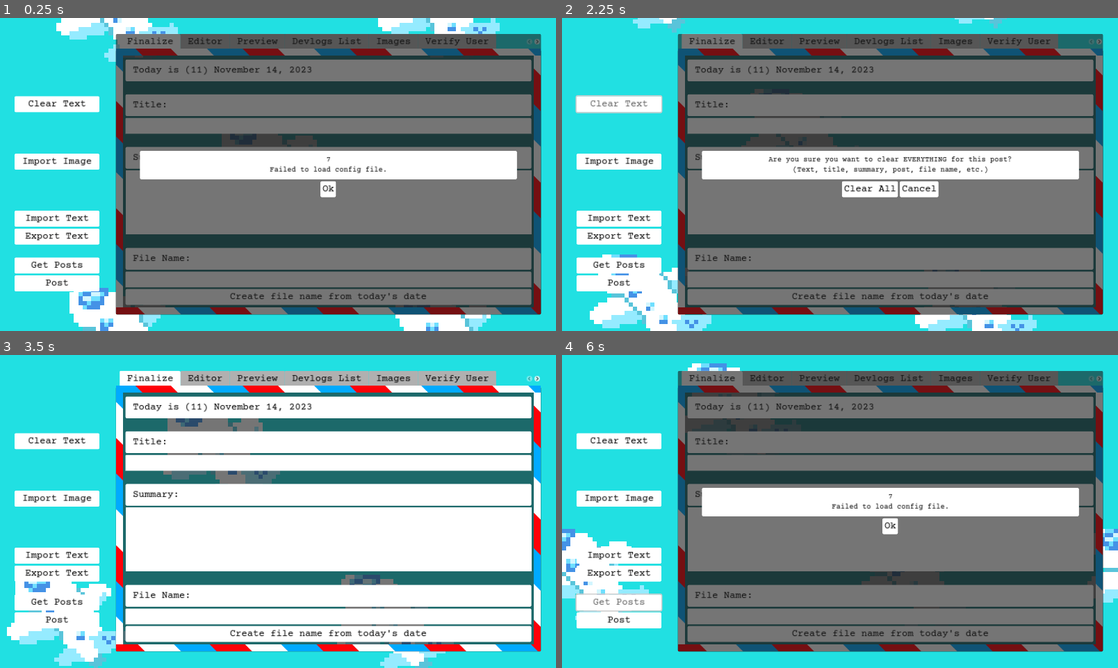
Above: before the commit, frames 1-4 (two rows, left to right).
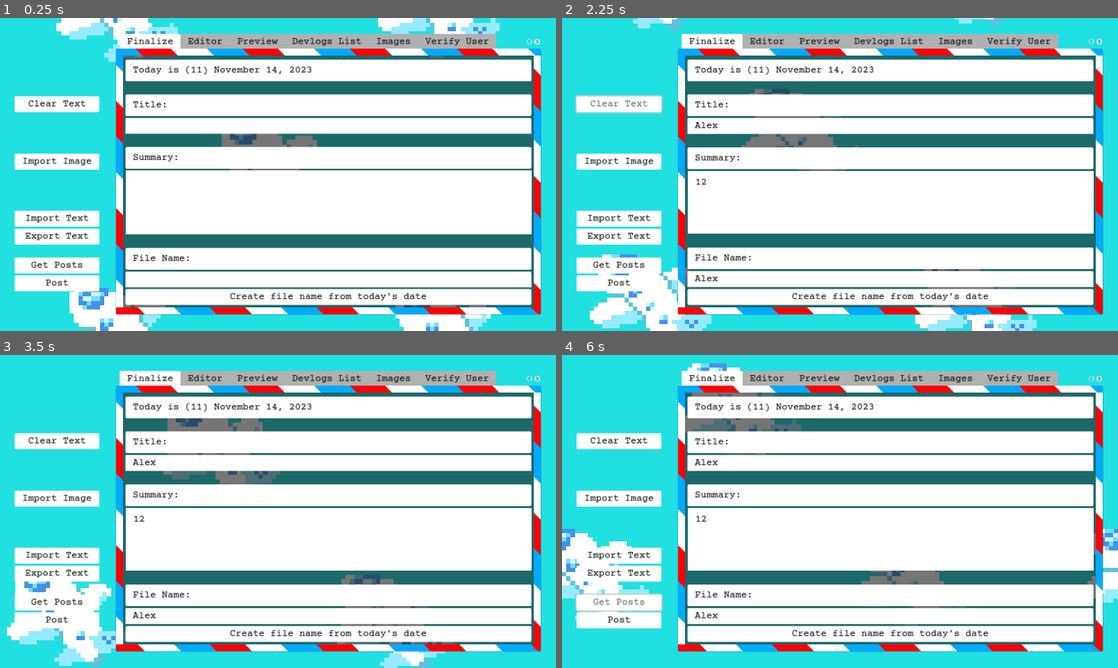
Above: after the commit, the same moments.

Repository: jennyton88/devlogs-maker
Game: Godot game, scene res://scenes/devlogs.tscn
Two runs of this game, one before a commit and one after it. Both use one fixed random seed, a clock stepped at 60 frames per second and the inputs below.
Inputs (mouse positions are in pixels of both pictures, inside the frame that each line leads up to):
- Up to frame 1 (0.25 s): no input
- Up to frame 2 (2.25 s): click (890, 124) at 0.52 s; type "Alex" at 0.6 s; click (890, 202) at 0.75 s; type "12" at 0.83 s; click (890, 280) at 0.98 s; type "Alex" at 1.07 s; click (890, 190) at 1.25 s, where only the run before the commit has a clickable "Ok"; click "Clear Text" at 2 s
- Up to frame 3 (3.5 s): click (305, 527) at 2.75 s, where only the run before the commit has a clickable "Clear All"
- Up to frame 4 (6 s): click "Import Image" at 3.5 s; click "Import Text" at 4.25 s; click "Export Text" at 5 s; click "Get Posts" at 5.75 s

The runs differ from the first frame. In frame 1, 63% of the frame differs, in the area x 20-98%, y 5-95%; in frame 2, 63%; in frame 3, 2.2%; in frame 4, 63%.
Error after the commit: Invalid access to property or key 'text' on a base object of type 'Array'. (res://scripts/components/popup_msg.gd:21)

Commit message:
popup will be instantiated everytime there is a new notification instead of reusing the same one

Diff:
--- a/scripts/components/popup_msg.gd
+++ b/scripts/components/popup_msg.gd
@@ -1,15 +1,7 @@
 extends MarginContainer
 
-signal send_buttons(type: String, buttons: Dictionary);
 
-var yes_callable = null;
-var no_callable = null;
-
-func create_popup(
-	display_text: String,
-	button_info: Dictionary,
-	type: AppInfo.MsgType,
-) -> void:
+func create_popup(display_text: String, button_info: Dictionary, type: AppInfo.MsgType):
 	set_msg(display_text);
 	setup_popup(type, button_info);
 
@@ -23,42 +15,30 @@
 	var yes_action = get_node('Space/VB/HB/Yes');
 	var no_action = get_node('Space/VB/HB/No');
 
+
 	match type:
 		AppInfo.MsgType.Notification:
-			send_buttons.emit(type, {'yes': yes_action});
-
-			yes_action.text = button_info['yes'][0];
-
-			yes_action.pressed.connect(button_info['yes'][1]);
-			yes_callable = button_info['yes'][1];
+			yes_action.text = button_info['yes']['text'];
+			yes_action.pressed.connect(_on_yes_action.bind(button_info['yes']['action']));
 
 			no_action.hide();
 		AppInfo.MsgType.RequireAction:
-			send_buttons.emit(type, {'yes': yes_action, 'no': no_action});
+			yes_action.text = button_info['yes']['text'];
+			no_action.text = button_info['no']['text'];
 
-			yes_action.text = button_info['yes'][0];
-			no_action.text = button_info['no'][0];
-
-			yes_action.pressed.connect(button_info['yes'][1]);
-			yes_callable = button_info['yes'][1];
-			no_action.pressed.connect(button_info['no'][1]);
-			no_callable = button_info['no'][1];
+			yes_action.pressed.connect(_on_yes_action.bind(button_info['yes']['action']));
+			no_action.pressed.connect(exit);
 
 			no_action.show();
 
 	show();
 
 
+func _on_yes_action(action: Callable):
+	action.call();
+	exit();
+
+
 func exit() -> void:
-	var yes_action = get_node('Space/VB/HB/Yes');
-	var no_action = get_node('Space/VB/HB/No');
-
-	if (yes_callable):
-		yes_action.disconnect("pressed", yes_callable);
-		yes_callable = null;
-
-	if (no_callable):
-		no_action.disconnect("pressed", no_callable);
-		no_callable = null;
-
 	hide();
+	queue_free();
